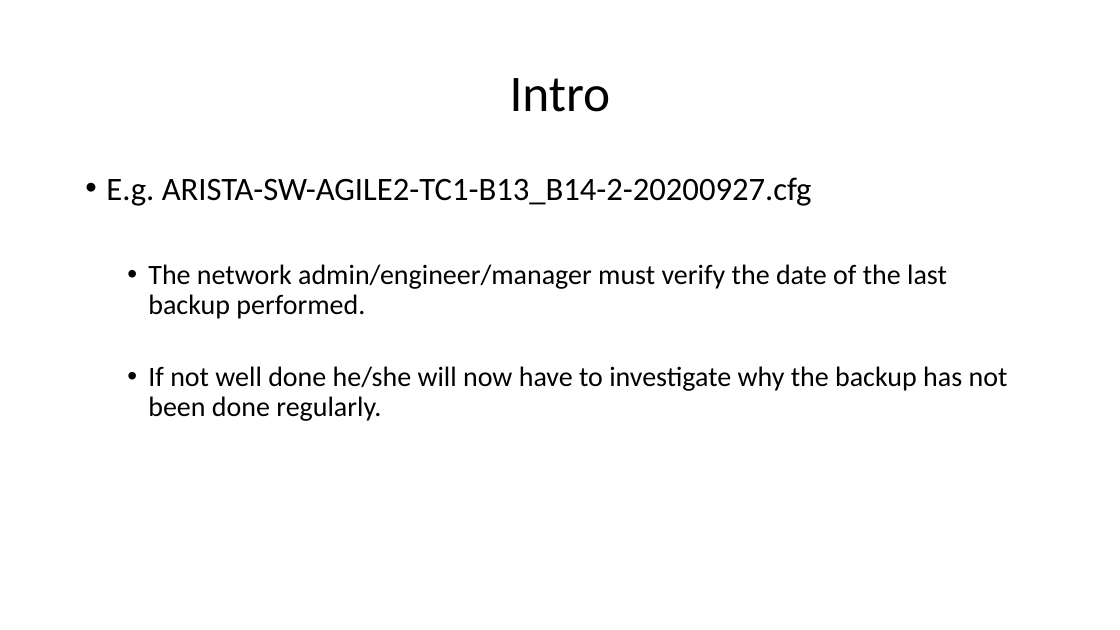
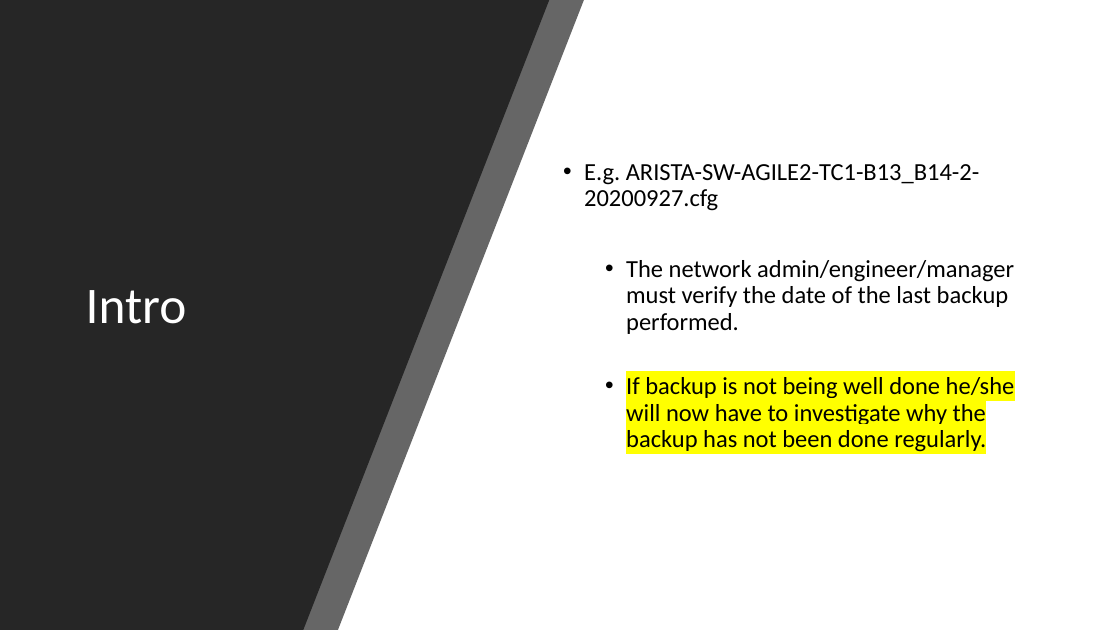
Before and after one commit to Arouven/Network, a slide deck: slide 13 of Proj2/Presentation.pptx (slide 3 before the commit). Drawn at 1120x630 pixels with LibreOffice and Linux fonts; fonts in the diff are those of the drawing. Boxes give left, top, right and bottom in pixels: in the first picture for what was removed or moved away, otherwise in the second. Text is boxed around its words. In the diff, an @@ line names an element or a change of style, - is before the commit and + after.

```diff
--- a/Proj2/Presentation.pptx
+++ b/Proj2/Presentation.pptx
@@ background #FFFFFF to #000000 @@
@@ rectangle added at (x1=0, y1=0, x2=1120, y2=630), fill #FFFFFF @@
@@ freeform shape added at (x1=0, y1=0, x2=584, y2=630), fill #262626 at 70% opacity @@
@@ freeform shape added at (x1=0, y1=0, x2=549, y2=630), fill #262626 @@
@@ title "Intro" moved from (x1=510, y1=78, x2=611, y2=112) to (x1=86, y1=290, x2=187, y2=324) @@
@@ title "Intro" at (x1=86, y1=290, x2=187, y2=324): text colour #000000 to #FFFFFF; alignment centre to left; vertical alignment middle to bottom @@
@@ text "E.g. ARISTA-SW-AGILE2-TC1-B13_B14-2-20200927.cfg" moved from (x1=106, y1=177, x2=1008, y2=421) to (x1=584, y1=164, x2=1015, y2=452) @@
@@ text "E.g. ARISTA-SW-AGILE2-TC1-B13_B14-2-20200927.cfg" at (x1=584, y1=164, x2=1015, y2=452): vertical alignment top to middle @@
@@ text at (x1=584, y1=164, x2=1014, y2=334): size 28 to 21 pt in "E.g. ARISTA-SW-AGILE2-TC1-B13_B14-2-20200927.cfg"; size 24 to 21 pt in "The network admin/engineer/manager must verify the date ..." @@
@@ text at (x1=626, y1=377, x2=1015, y2=452): text changed; size 24 to 21 pt @@
-  • If not well done he/she will now have to investigate why the backup has not been done regularly.
+  • If backup is not being well done he/she will now have to investigate why the backup has not been done regularly.
```
Also in this commit, not shown: 2 other slides changed, 9 slides added, 1 other file.
